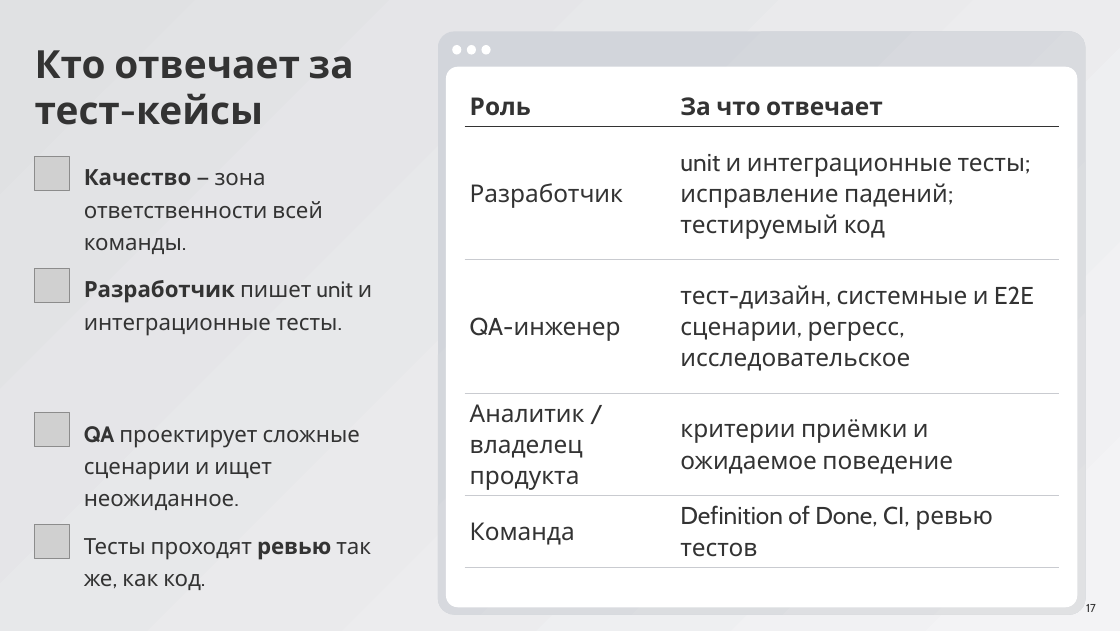
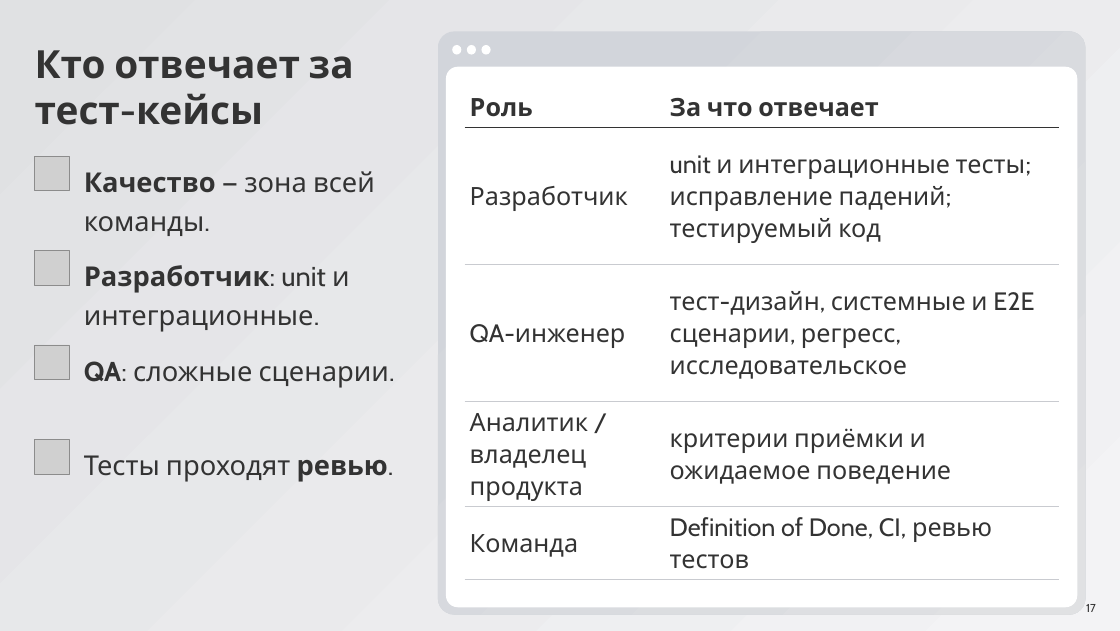
Before and after one commit to ArthurAipov/market-pulse-innopolis, a slide deck: slide 17 of advanced/docs/seminar8/Семинар 8.pptx. Drawn at 1120x631 pixels with LibreOffice and Linux fonts; fonts in the diff are those of the drawing; grey boxes stand for pictures. Boxes give left, top, right and bottom in pixels: in the first picture for what was removed or moved away, otherwise in the second. Text is boxed around its words. In the diff, an @@ line names an element or a change of style, - is before the commit and + after.

```diff
--- a/advanced/docs/seminar8/Семинар 8.pptx
+++ b/advanced/docs/seminar8/Семинар 8.pptx
@@ table at (465, 85, 1059, 580) @@
@@ size 34 to 35 pt @@
@@ text at (84, 171, 375, 236): text changed; size 31 to 38 pt @@
-Качество — зона ответственности всей команды.
+Качество — зона всей команды.
@@ picture: place and size @@
-picture at (35, 525, 69, 559)
+picture at (35, 251, 69, 286)
@@ text at (84, 265, 350, 332): text changed; size 31 to 38 pt @@
-Разработчик пишет unit и интеграционные тесты.
+Разработчик: unit и интеграционные.
@@ picture: place and size @@
-picture at (35, 268, 69, 303)
+picture at (35, 345, 69, 380)
@@ text added at (84, 361, 389, 388), 38 pt, text #333333 @@
+QA: сложные сценарии.
@@ picture: place and size @@
-picture at (35, 412, 69, 447)
+picture at (35, 440, 69, 474)
@@ text at (84, 455, 394, 482): text changed; size 31 to 38 pt @@
-QA проектирует сложные сценарии и ищет неожиданное.
+Тесты проходят ревью.
@@ text removed at (84, 538, 371, 590) @@
-Тесты проходят ревью так же, как код.
```
Also in this commit, not shown: 31 other slides changed.
